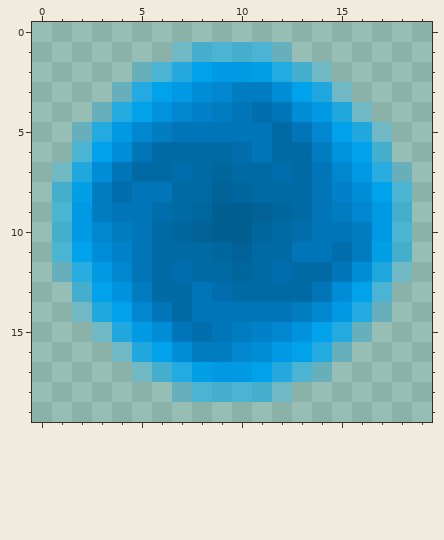
Two states of a pixel-art sprite, src/main/resources/projectiles/souldragonfragmentprojectile.png. The picture above is the old version.
Colours within 5 levels of each other are drawn and written as one.
After:
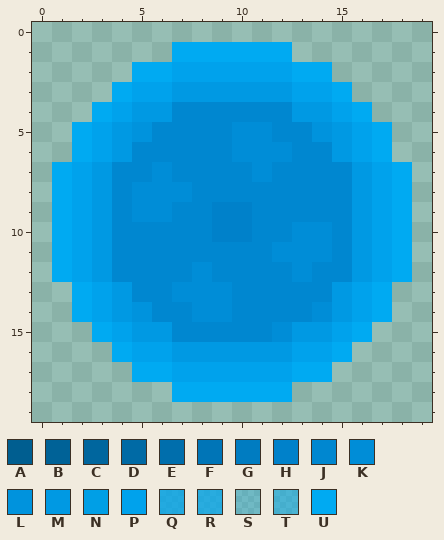
Palette (. is transparent): A #005e90  B #006297  C #00669e  D #006aa5  E #006eac  F #0075b7  G #007cc1  H #0081ca  J #0087d0  K #008dd7  L #0093dd  M #0099e3  N #009fe6  P #00a2ec  Q #00a4edc4  R #00a6efba  S #00aaf240  T #00aaf280  U #00aaf2
The edit:
file 40x40 -> 20x20 pixels (blocks of 2x2 -> 1x1; one block is one cell here)
@@ x 0..19 @@
  0 ....................
- 1 .......STTTTS.......
- 2 .....STRPMMNQTS.....
- 3 ....SQPMKJGGKPQS....
- 4 ...SQPLJHGFEFKMQS...
- 5 ..SQMJGFFFFFDFJPQS..
- 6 ..TPKFDDDDEFDDGLPT..
- 7 .SQKFDDEDCDDEDFJMRS.
- 8 .TNGEFFDDBCDDDFHKPT.
- 9 .TMGFFEDCAABCDFGJMT.
-10 .TMJGFDCBAACDEFFGMT.
-11 .TPKHFDDDCBDDFFEGNT.
-12 .SRMJFDEDDCDEDDFKQS.
-13 ..TPLGDDFEDDDDFKPT..
-14 ..SQPJFDFFFFFGJMQS..
-15 ...SQMKFEFGHJLPQS...
-16 ....SQPKGGJKMPQS....
-17 .....STQNMMPRTS.....
-18 .......STTTTS.......
+ 1 .......UUUUUU.......
+ 2 .....UUPPPPPPUU.....
+ 3 ....UPPMMMMMMPPU....
+ 4 ...UPMMJJJJJJMMPU...
+ 5 ..UPMLJJJJKKJJLMPU..
+ 6 ..UPMJJJJJKKKJJMPU..
+ 7 .UPMJJKJJJJKJJJJMPU.
+ 8 .UPMJKKKJJJJJJJJMPU.
+ 9 .UPMJKKJJHHJJJJJMPU.
+10 .UPMJJJJJHHJJKKJMPU.
+11 .UPMJJJJJJJJKKKJMPU.
+12 .UPMJJJJKJJJJKJJMPU.
+13 ..UPMJJKKKJJJJJMPU..
+14 ..UPMLJJKKJJJJKMPU..
+15 ...UPMMJJJJJKMMPU...
+16 ....UPPMMMMMMPPU....
+17 .....UUPPPPPPUU.....
+18 .......UUUUUU.......
 19 ....................
Pixel boxes of the changes (left, top, right, bottom) in both pictures:
changed: (52, 42, 412, 402)
